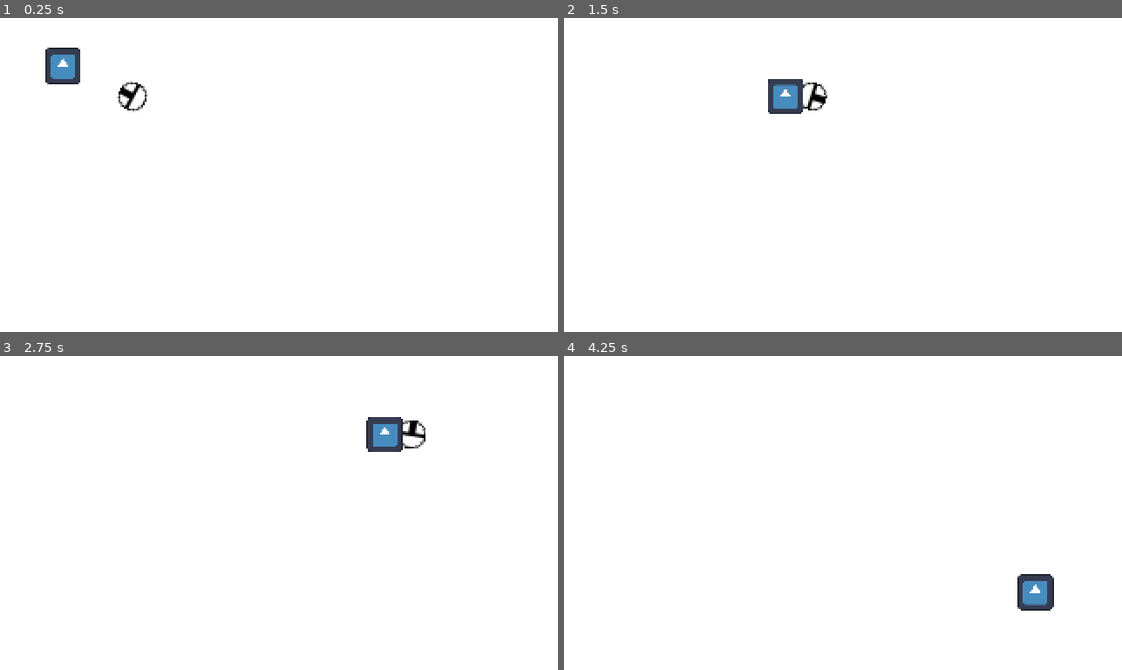
Above: before the commit, frames 1-4 (two rows, left to right).
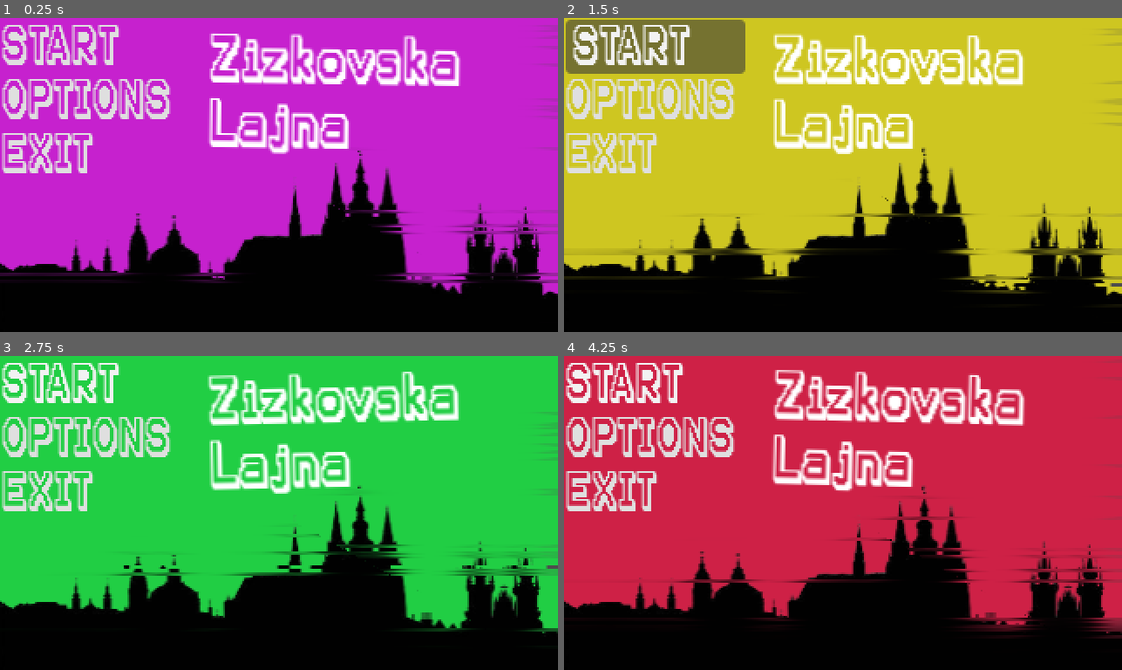
Above: after the commit, the same moments.

Repository: jarinjuan/ZizkovskaLajna
Game: Godot game, scene res://control.tscn
The game is run twice, just before and just after one commit, with the same random seed, the same clock (stepped at 60 frames per second) and the same inputs. Before the commit the project starts from res://room.tscn. The engine's default icon, where the game draws it, is replaced by a stand-in: a white triangle on a blue panel in a dark square.
Inputs (mouse positions are in pixels of both pictures, inside the frame that each line leads up to):
- Up to frame 1 (0.25 s): no input
- Up to frame 2 (1.5 s): click (653, 46) at 0.5 s, where only the run after the commit has a clickable "START"; click (653, 46) at 1.25 s, where only the run after the commit has a clickable "START"
- Up to frame 3 (2.75 s): move the mouse to (401, 497) at 2.02 s; hold D (move_right) from 2.03 s (still down)
- Up to frame 4 (4.25 s): move the mouse to (731, 528) at 2.77 s; release D (move_right) at 2.78 s; hold S (move_down) 2.78-3.53 s; move the mouse to (898, 443) at 3.52 s; hold D (move_right) from 3.53 s (still down)

The runs differ from the first frame. In frame 1, 98% of the frame differs, in the area x 0-100%, y 0-100%; in frame 2, 97%; in frame 3, 97%; in frame 4, 97%.

Commit message:
added main label movement in menu

Diff:
--- a/zizkovskalajna/control.tscn
+++ b/zizkovskalajna/control.tscn
@@ -497,9 +497,9 @@
 anchor_right = 0.5
 anchor_bottom = 0.5
 offset_left = -40.0
-offset_top = -89.0
+offset_top = -84.0
 offset_right = 113.0
-offset_bottom = -9.0
+offset_bottom = -4.0
 grow_horizontal = 2
 grow_vertical = 2
 theme_override_fonts/normal_font = ExtResource("53_8j0qy")
--- a/zizkovskalajna/project.godot
+++ b/zizkovskalajna/project.godot
@@ -11,7 +11,7 @@
 [application]
 
 config/name="ZizkovskaLajna"
-run/main_scene="uid://d1yrsh4myo4xd"
+run/main_scene="uid://f83bnxna7dq0"
 config/features=PackedStringArray("4.4", "GL Compatibility")
 config/icon="res://icon.svg"
 
--- a/zizkovskalajna/rich_text_label.gd
+++ b/zizkovskalajna/rich_text_label.gd
@@ -3,11 +3,17 @@
 var shake_amount = 0.3
 var colors = [Color.RED, Color.YELLOW, Color.PINK, Color.CYAN]
 
+var tilt_amount = 0.03	  #max uhel
+var tilt_speed = 2.0  #rychlost náklonu
+var tilt_time = 0.0
+
+func _ready():
+	set_pivot_offset(size / 2)
+
 func _process(delta):
-	# Random třes
-	position.x += randf_range(-shake_amount, shake_amount)
-	position.y += randf_range(-shake_amount, shake_amount)
+	# todle meni barvicku toho textu, idk jestli to pouzijem
+	#if randi() % 10 == 0:
+		#text = "[color=" + colors.pick_random().to_html() + "]Zizkovska Lajna[/color]"
 
-	# Změna barvy každou chvíli
-	if randi() % 10 == 0:
-		text = "[color=" + colors.pick_random().to_html() + "]Zizkovska Lajna[/color]"
+	tilt_time += delta * tilt_speed
+	rotation = sin(tilt_time) * tilt_amount
Binary file added: zizkovskalajna/Assets/character1Face.png
Not shown, added: zizkovskalajna/Assets/character1Face.png.import
